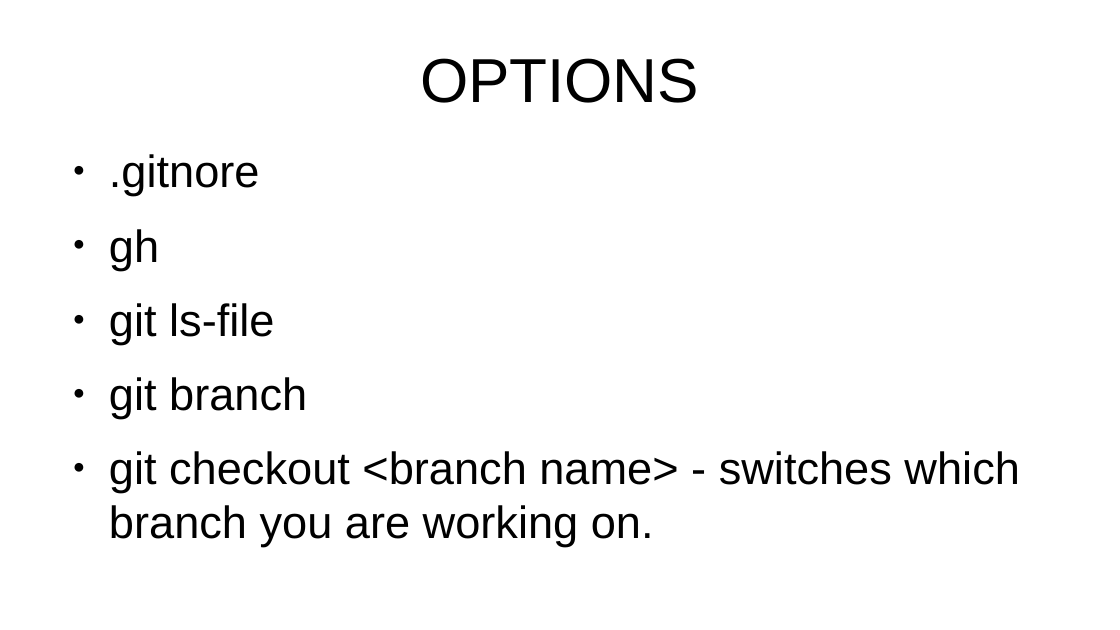
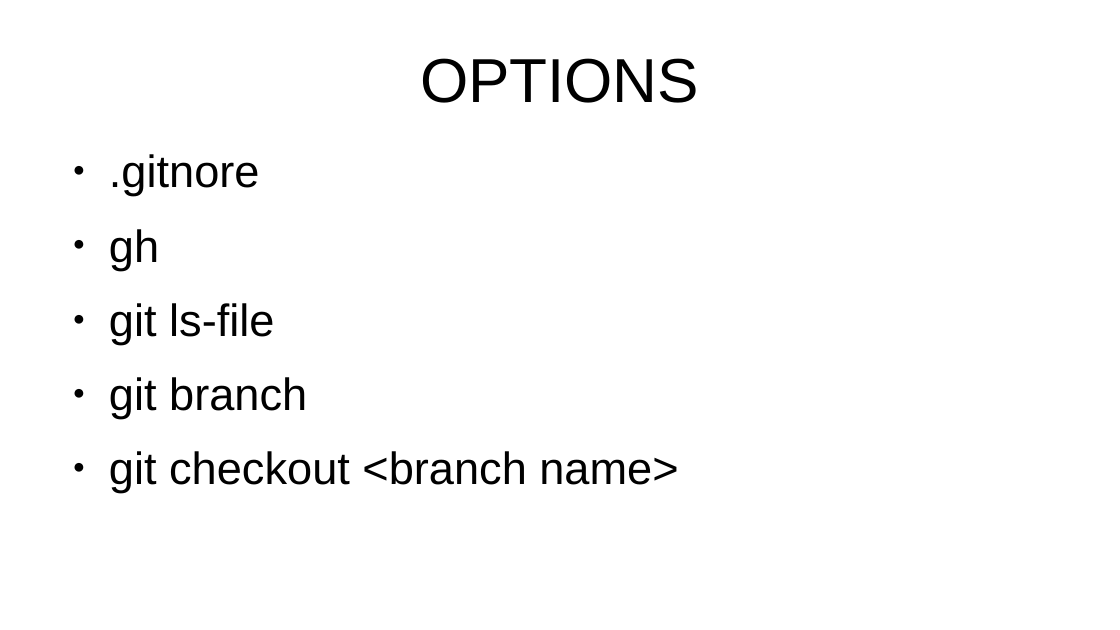
Before and after one commit to flintiii/TenStatementGit, a slide deck: slide 30 of vm_workshop_presentation.odp. Drawn at 1120x630 pixels with LibreOffice and Linux fonts; fonts in the diff are those of the drawing. Boxes give left, top, right and bottom in pixels: in the first picture for what was removed or moved away, otherwise in the second. Text is boxed around its words. In the diff, an @@ line names an element or a change of style, - is before the commit and + after.

```diff
--- a/vm_workshop_presentation.odp
+++ b/vm_workshop_presentation.odp
@@ text at box(109, 451, 678, 493): text changed @@
-● git checkout <branch name> - switches which branch you are working on.
+● git checkout <branch name>
```
Also in this commit, not shown: 16 other slides changed, 3 slides added, 2 slides removed.
